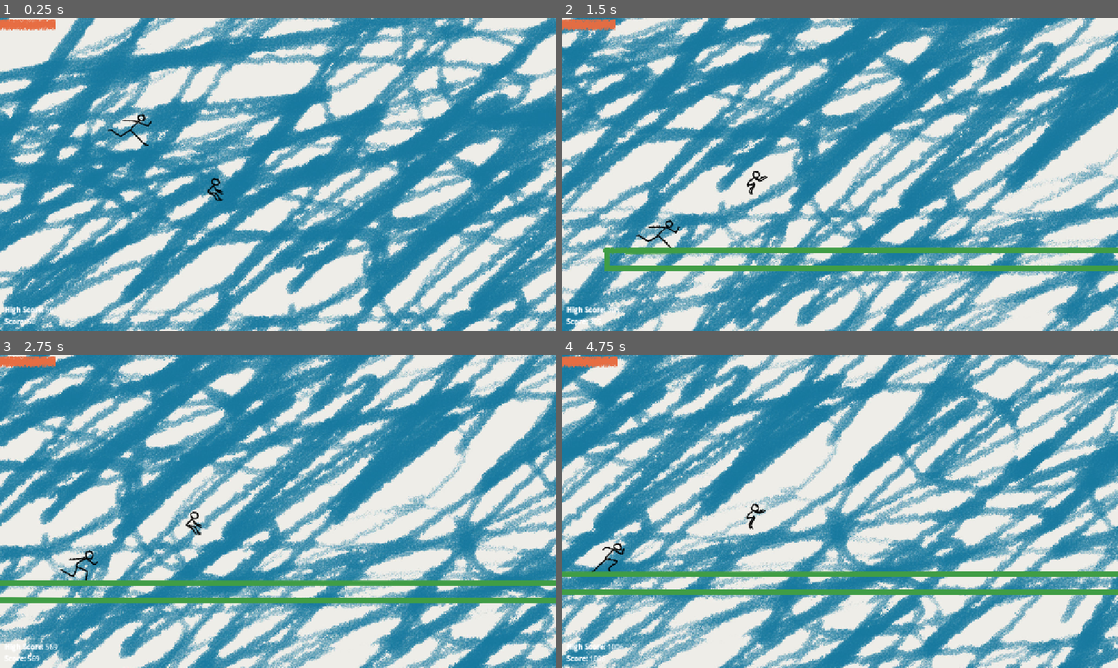
Above: before the commit, frames 1-4 (two rows, left to right).
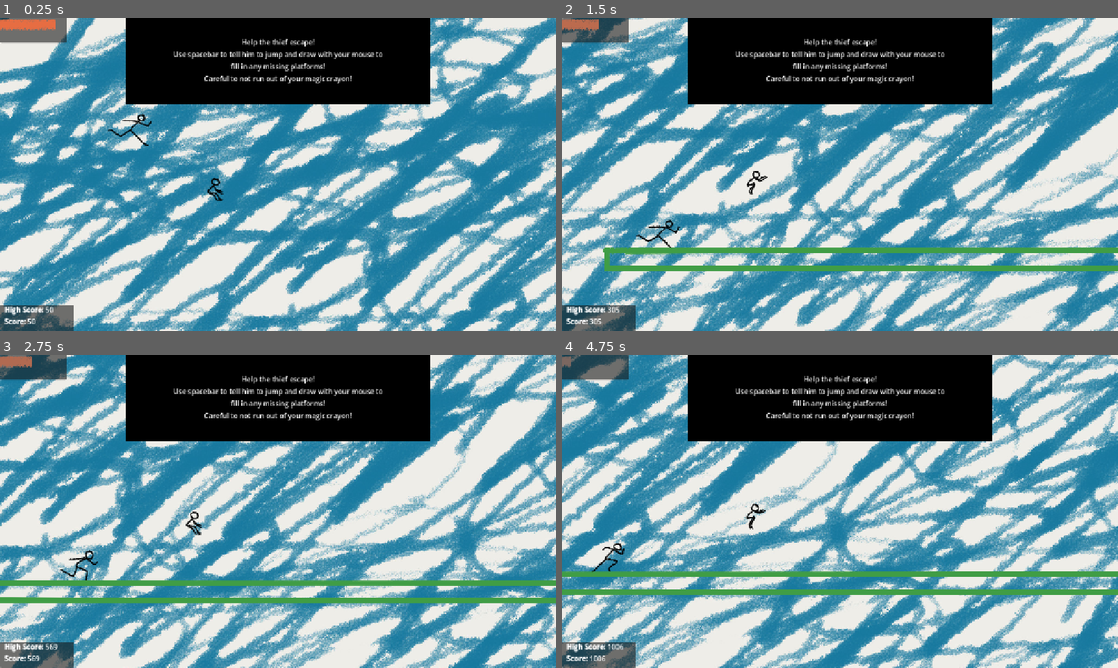
Above: after the commit, the same moments.

Repository: LiviRoseGames/GWJ-91
Game: Godot game, scene res://test_level.tscn
The game is run twice, just before and just after one commit, with the same random seed, the same clock (stepped at 60 frames per second) and the same inputs.
Inputs (mouse positions are in pixels of both pictures, inside the frame that each line leads up to):
- Up to frame 1 (0.25 s): no input
- Up to frame 2 (1.5 s): move the mouse to (962, 158) at 0.52 s; tap Space (jump) at 0.6, 0.77, 1.07, 1.35 s; click (962, 158) at 0.67 s; move the mouse to (728, 190) at 1.27 s; click (728, 190) at 1.42 s
- Up to frame 3 (2.75 s): tap Space (jump) at 1.52, 1.82, 2.1 s; move the mouse to (333, 442) at 2.02 s; click (333, 442) at 2.17 s
- Up to frame 4 (4.75 s): move the mouse to (812, 574) at 2.77 s; tap Space (jump) at 2.85, 3.02, 3.32, 3.6, 3.77, 4.07, 4.35, 4.52 s; click (812, 574) at 2.92 s; move the mouse to (1006, 558) at 3.52 s; click (1006, 558) at 3.67 s; move the mouse to (673, 464) at 4.27 s; click (673, 464) at 4.42 s

The runs differ from the first frame. In frame 1, 17% of the frame differs, in the area x 0-78%, y 0-100%; in frame 2, 17%; in frame 3, 17%; in frame 4, 17%.

Commit message:
Jam Done

Diff:
--- a/CrayonSystem/crayon_drawer.gd
+++ b/CrayonSystem/crayon_drawer.gd
@@ -13,11 +13,10 @@
 # Ink system
 var max_ink: float = 100.0
 var ink: float = 100.0
-var ink_use_rate: float = 40.0    # per second while drawing
-var ink_regen_rate: float = 20.0  # per second when not drawing
+var ink_use_rate: float = 300.0    # per second while drawing (fast depletion)
+var ink_regen_rate: float = 10.0   # per second when not drawing
 
 @export var ink_bar: TextureProgressBar
-
 
 # -------------------------------
 # Godot Lifecycle
@@ -25,9 +24,8 @@
 func _ready() -> void:
 	ink = max_ink  # start full
 
-
 func _process(delta: float) -> void:
-	# --- Update ink first ---
+	# --- Update ink ---
 	if drawing:
 		ink -= ink_use_rate * delta
 	else:
@@ -44,14 +42,9 @@
 		ink_bar.value = ink
 
 		var percent = ink / max_ink
-
-		# Choose colors (fully opaque)
-		var empty_color = Color(0.4, 0.4, 0.4, 1.0)  # dark gray
+		var empty_color = Color(0.4, 0.4, 0.4, 1.0)
 		var full_color = Color(crayonColor.r, crayonColor.g, crayonColor.b, 1.0)
-
-		# Lerp color based on ink percent
 		ink_bar.modulate = empty_color.lerp(full_color, percent)
-
 
 # -------------------------------
 # Input Handling
@@ -66,13 +59,19 @@
 	if event is InputEventMouseMotion and drawing:
 		add_point(get_global_mouse_position())
 
-
 # -------------------------------
 # Drawing Functions
 # -------------------------------
 func start_drawing():
+	# Delete previous stroke immediately
+	if is_instance_valid(current_stroke):
+		current_stroke.queue_free()
+		current_stroke = null
+		current_line = null
+		drawing = false
+
+	# Start new stroke
 	drawing = true
-
 	current_stroke = Node2D.new()
 	add_child(current_stroke)
 
@@ -82,7 +81,6 @@
 	current_line.begin_cap_mode = Line2D.LINE_CAP_ROUND
 	current_line.end_cap_mode = Line2D.LINE_CAP_ROUND
 	current_line.joint_mode = Line2D.LINE_JOINT_ROUND
-
 	current_line.texture = preload("res://CrayonSystem/CrayonTexture.png")
 	current_line.texture_mode = Line2D.LINE_TEXTURE_TILE
 	current_line.texture_repeat = CanvasItem.TEXTURE_REPEAT_ENABLED
@@ -93,7 +91,6 @@
 	current_line.material = mat
 
 	current_stroke.add_child(current_line)
-
 
 func stop_drawing():
 	if not drawing:
@@ -106,7 +103,6 @@
 		fade_stroke(current_stroke)
 		current_stroke = null
 
-
 func add_point(pos: Vector2):
 	if not is_instance_valid(current_line):
 		return
@@ -116,13 +112,11 @@
 		return
 
 	var last_point = current_line.get_point_position(current_line.get_point_count() - 1)
-
 	if last_point.distance_to(pos) < 6:
 		return
 
 	add_collision(last_point, pos)
 	current_line.add_point(pos)
-
 
 # -------------------------------
 # Collision for Walls
@@ -132,7 +126,6 @@
 		return
 
 	var body = StaticBody2D.new()
-
 	var collision = CollisionShape2D.new()
 	var shape = SegmentShape2D.new()
 	shape.a = a
@@ -141,18 +134,6 @@
 	body.add_child(collision)
 
 	current_stroke.add_child(body)
-
-	# Limit walls per stroke to prevent performance issues
-	var count = 0
-	for child in current_stroke.get_children():
-		if child is StaticBody2D:
-			count += 1
-	if count > 200:
-		for child in current_stroke.get_children():
-			if child is StaticBody2D:
-				child.queue_free()
-				break
-
 
 # -------------------------------
 # Fade Stroke (Visual + Collision)
--- /dev/null
+++ b/Enemies/arrow.tscn
@@ -0,0 +1,19 @@
+[gd_scene format=3 uid="uid://f7p2cya5s5q8"]
+
+[ext_resource type="Script" path="res://Enemies/arrow.gd" id="1_rogww"]
+[ext_resource type="Texture2D" path="res://CrayonSystem/arrowSprite.png" id="2_aidxu"]
+
+[sub_resource type="RectangleShape2D" id="RectangleShape2D_486e7"]
+size = Vector2(109, 60)
+
+[node name="arrow" type="Area2D" unique_id=433287324]
+collision_layer = 4
+collision_mask = 9
+script = ExtResource("1_rogww")
+
+[node name="Sprite2D" type="Sprite2D" parent="." unique_id=1374683380]
+texture = ExtResource("2_aidxu")
+
+[node name="CollisionShape2D" type="CollisionShape2D" parent="." unique_id=757880017]
+position = Vector2(-2.5, 2)
+shape = SubResource("RectangleShape2D_486e7")
--- /dev/null
+++ b/UI/tutorial_text.gd
@@ -0,0 +1,17 @@
+extends Panel
+
+@export var fade_after: float = 10.0
+@export var fade_duration: float = 2.0
+
+var elapsed_time := 0.0
+
+func _process(delta):
+	elapsed_time += delta
+
+	if elapsed_time >= fade_after:
+		var fade_progress = (elapsed_time - fade_after) / fade_duration
+		modulate.a = clamp(1.0 - fade_progress, 0, 1)
+
+		if modulate.a <= 0:
+			queue_free()
+			set_process(false)
--- a/UI/ui.tscn
+++ b/UI/ui.tscn
@@ -2,6 +2,10 @@
 
 [ext_resource type="Texture2D" uid="uid://dsediq5iliq10" path="res://CrayonSystem/CrayonTexture.png" id="1_2fwl4"]
 [ext_resource type="Script" uid="uid://chpqd7521edg4" path="res://UI/canvas_layer.gd" id="1_dajm1"]
+[ext_resource type="Script" uid="uid://dxvq5e2foa2w" path="res://UI/tutorial_text.gd" id="3_e6gg6"]
+
+[sub_resource type="StyleBoxFlat" id="StyleBoxFlat_e6gg6"]
+bg_color = Color(0, 0, 0, 1)
 
 [sub_resource type="PlaceholderTexture2D" id="PlaceholderTexture2D_dajm1"]
 
@@ -16,11 +20,53 @@
 [node name="CanvasLayer" type="CanvasLayer" parent="." unique_id=432761160]
 script = ExtResource("1_dajm1")
 
-[node name="InkBar" type="TextureProgressBar" parent="CanvasLayer" unique_id=204731895]
-offset_right = 128.0
-offset_bottom = 40.0
-texture_under = SubResource("PlaceholderTexture2D_dajm1")
-texture_progress = ExtResource("1_2fwl4")
+[node name="InkPanel" type="Panel" parent="CanvasLayer" unique_id=211040296]
+offset_right = 154.0
+offset_bottom = 57.0
+
+[node name="TutorialText" type="Panel" parent="CanvasLayer" unique_id=629964405]
+custom_minimum_size = Vector2(700, 200)
+anchors_preset = 5
+anchor_left = 0.5
+anchor_right = 0.5
+grow_horizontal = 2
+size_flags_vertical = 4
+theme_override_styles/panel = SubResource("StyleBoxFlat_e6gg6")
+script = ExtResource("3_e6gg6")
+
+[node name="CenterContainer" type="CenterContainer" parent="CanvasLayer/TutorialText" unique_id=1817629323]
+layout_mode = 1
+anchors_preset = 15
+anchor_right = 1.0
+anchor_bottom = 1.0
+grow_horizontal = 2
+grow_vertical = 2
+
+[node name="VBoxContainer" type="VBoxContainer" parent="CanvasLayer/TutorialText/CenterContainer" unique_id=1519464046]
+custom_minimum_size = Vector2(500, 100)
+layout_mode = 2
+theme_override_constants/separation = 10
+alignment = 1
+
+[node name="TutLabel" type="RichTextLabel" parent="CanvasLayer/TutorialText/CenterContainer/VBoxContainer" unique_id=97537726]
+layout_mode = 2
+size_flags_vertical = 4
+theme_override_constants/line_separation = 5
+bbcode_enabled = true
+text = "Help the thief escape!
+Use spacebar to tell him to jump and draw with your mouse to fill in any missing platforms!
+Careful to not run out of your magic crayon!"
+fit_content = true
+horizontal_alignment = 1
+vertical_alignment = 1
+
+[node name="ScorePanel" type="Panel" parent="CanvasLayer" unique_id=906561484]
+anchors_preset = 2
+anchor_top = 1.0
+anchor_bottom = 1.0
+offset_top = -59.0
+offset_right = 169.0
+grow_vertical = 0
 
 [node name="ScoreLabel" type="RichTextLabel" parent="CanvasLayer" unique_id=1854327489]
 offset_top = 680.0
@@ -35,3 +81,9 @@
 offset_bottom = 684.0
 bbcode_enabled = true
 fit_content = true
+
+[node name="InkBar" type="TextureProgressBar" parent="CanvasLayer" unique_id=204731895]
+offset_right = 128.0
+offset_bottom = 40.0
+texture_under = SubResource("PlaceholderTexture2D_dajm1")
+texture_progress = ExtResource("1_2fwl4")
--- a/test_level.tscn
+++ b/test_level.tscn
@@ -49,4 +49,6 @@
 [node name="HazardLine" parent="." unique_id=2123131939 instance=ExtResource("10_lowby")]
 position = Vector2(0, 500)
 
+[node name="CanvasLayer" type="CanvasLayer" parent="." unique_id=2090550871]
+
 [editable path="UI"]
Not shown, added: UI/tutorial_text.gd.uid
Not shown, added: export_presets.cfg
Binary file added: index.apple-touch-icon.png
Not shown, added: index.apple-touch-icon.png.import
Binary file added: index.icon.png
Not shown, added: index.icon.png.import
Binary file added: index.png
Not shown, added: index.png.import
Not shown, added: UI/ui.tscn123022596347.tmp
Not shown, added: index.audio.position.worklet.js
Not shown, added: index.audio.worklet.js
Not shown, added: index.html
(and 3 more such lines)
